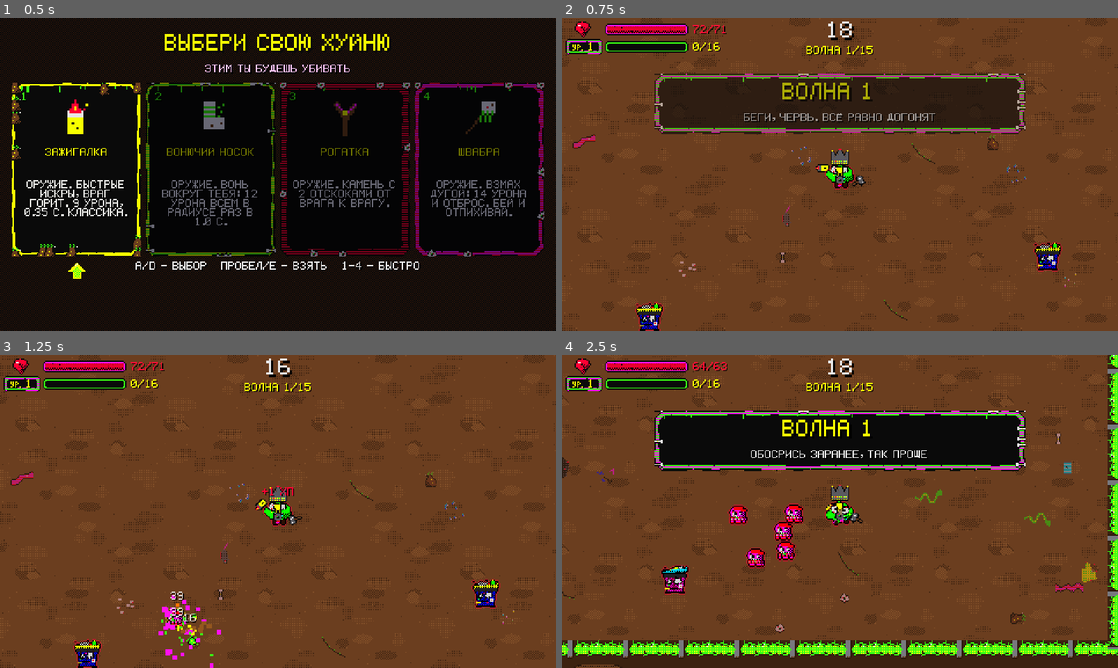
Above: before the commit, frames 1-4 (two rows, left to right).
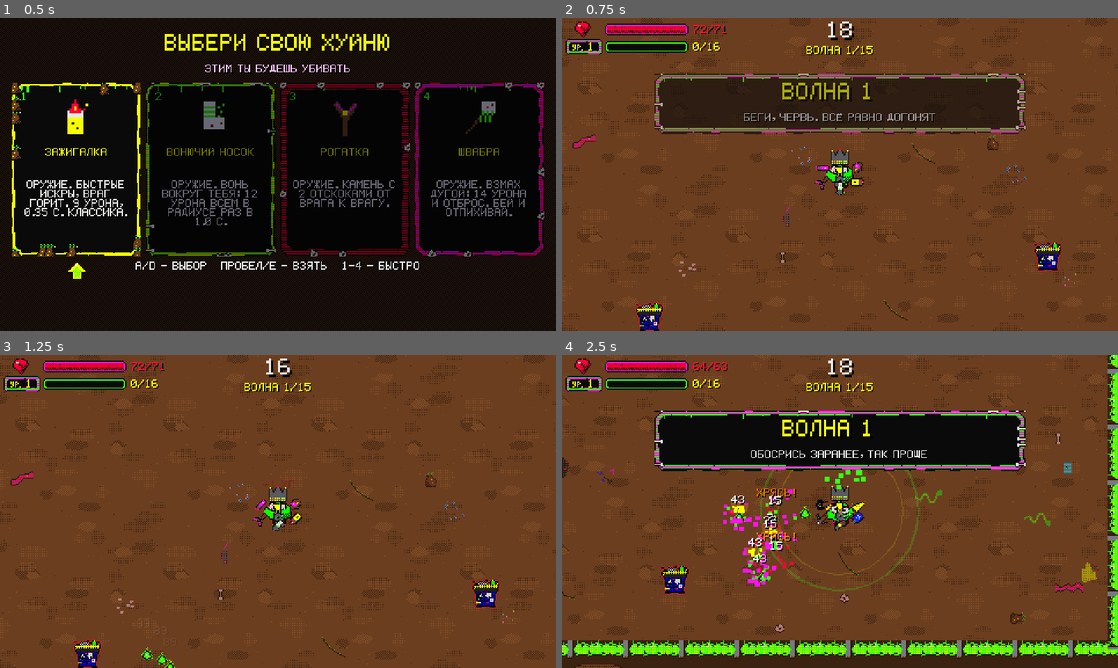
Above: after the commit, the same moments.

Repository: Gepackstuck/Stinky_Dumpster_Survivors
Game: Godot game, scene res://tools/smoke/smoke_test.tscn
The game is run twice, just before and just after one commit, with the same random seed, the same clock (stepped at 60 frames per second) and the same inputs. This scene is started directly instead of the project's main scene.
Inputs (mouse positions are in pixels of both pictures, inside the frame that each line leads up to):
- Up to frame 1 (0.5 s): no input
- Up to frame 2 (0.75 s): click "1" at 0.5 s
- Up to frame 3 (1.25 s): no input
- Up to frame 4 (2.5 s): tap Enter at 1.25 s; move the mouse to (962, 495) at 1.27 s; hold D (move_right) 1.28-2.03 s; tap R at 1.35 s; tap Space (ui_accept) at 1.52, 2.27 s; move the mouse to (728, 527) at 2.02 s; hold S (move_down) from 2.03 s (still down); tap F at 2.1 s

Frame 1 is identical in both runs. In frame 2, 0.2% of the frame differs, in the area x 45-55%, y 46-57%; in frame 3, 1.1%; in frame 4, 3.0%, in the area x 17-65%, y 36-76%.

Commit message:
Оружие пачка 2: 8 новых, открытие по профилю, иконки и спрайты в руках
Co-Authored-By: Claude Sonnet 5.5 <noreply@anthropic.com>
Claude-Session: https://claude.ai/code/session_01GvQcLtpmeq9xDjqGAM3qCT

Diff:
--- a/project.godot
+++ b/project.godot
@@ -48,7 +48,6 @@
 , Object(InputEventJoypadButton,"resource_local_to_scene":false,"resource_name":"","device":-1,"button_index":0,"pressure":0.0,"pressed":true,"script":null)
 ]
 }
-
 move_up={
 "deadzone": 0.2,
 "events": [Object(InputEventKey,"resource_local_to_scene":false,"resource_name":"","device":-1,"window_id":0,"alt_press …(192 unchanged characters)…
--- a/scripts/autoload/balance.gd
+++ b/scripts/autoload/balance.gd
@@ -221,10 +221,22 @@
 const STAT_TIER4_CHANCE_PER_LEVEL: float = 0.01    # IV-тир = (ур-15)*это, до 0.1
 const STAT_GUARANTEED_TIER: Dictionary = {5: 2, 10: 3, 15: 3, 20: 3}  # гарантированный минимум тира по уровню; с 25-го каждый 5-й — IV
 # --- Оружие и Ларёк (Brotato) ---
+# Открытие оружия (как в Brotato): без записи - доступно сразу. kind - счётчик профиля, need - порог, text - подсказка.
+const WEAPON_UNLOCK: Dictionary = {
+	&"frying_pan": {"kind": &"deaths", "need": 1},
+	&"bottle": {"kind": &"deaths", "need": 2},
+	&"rolling_pin": {"kind": &"coins", "need": 300},
+	&"pipe_gun": {"kind": &"kills", "need": 400},
+	&"spray_can": {"kind": &"kills", "need": 1000},
+	&"rotten_cheese": {"kind": &"wins", "need": 1},
+	&"crossbow": {"kind": &"coins", "need": 1500},
+	&"mosin": {"kind": &"wins", "need": 2},
+}
 const WEAPON_SLOTS: int = 6
 const WEAPON_TIER_DAMAGE: Array[float] = [1.0, 1.5, 2.0, 2.7]      # множитель урона по тирам I-IV
 const WEAPON_TIER_COOLDOWN: Array[float] = [1.0, 0.92, 0.85, 0.75]  # множитель паузы между атаками
-const WEAPON_PRICE: Dictionary = {&"lighter": 22, &"sock": 24, &"slingshot": 22, &"mop": 26, &"laser_pointer": 24, &"slipper": 30, &"condensed_milk": 22}
+const WEAPON_PRICE: Dictionary = {&"lighter": 22, &"sock": 24, &"slingshot": 22, &"mop": 26, &"laser_pointer": 24, &"slipper": 30, &"condensed_milk": 22,
+		&"pipe_gun": 26, &"crossbow": 30, &"frying_pan": 24, &"rolling_pin": 20, &"rotten_cheese": 26, &"spray_can": 24, &"bottle": 22, &"mosin": 34}
 const PERK_PRICE: Dictionary = {&"speed": 14, &"regen": 16, &"double_shot": 30, &"loot_goblin": 12}
 const SHOP_SLOTS: int = 4
 const SHOP_PRICE_TIER_MULT: Array[float] = [1.0, 2.0, 3.5, 6.0]
@@ -311,6 +323,15 @@
 	&"condensed_milk": {"damage": 3.0, "cooldown": 0.5, "slow_factor": 0.5, "slow_duration": 2.0,
 			"projectile": "res://assets/sprites/proj_milk.png", "tag": "ЗАМЕДЛЯЕТ"},
 	&"turret": {"damage": 7.0, "cooldown": 0.9, "tag": "ТУРЕЛЬ"},   # структура: стоит на месте, стреляет сама
+	# --- Пачка 2: pellets/spread_deg/jitter_deg/proj_speed/proj_life/pierce - у стрелков; reach/arc_deg/knockback - у ближних; radius - у аур
+	&"pipe_gun": {"damage": 4.0, "cooldown": 1.1, "pellets": 5, "spread_deg": 9.0, "proj_life": 0.45, "tag": "ДРОБЬ"},
+	&"crossbow": {"damage": 14.0, "cooldown": 1.2, "pierce": 3, "proj_speed": 300.0, "tag": "ПРОБИВАЕТ"},
+	&"frying_pan": {"damage": 24.0, "cooldown": 0.95, "knockback": 420.0, "reach": 38.0, "arc_deg": 100.0, "tag": "ОТБРОС"},
+	&"rolling_pin": {"damage": 7.0, "cooldown": 0.3, "knockback": 90.0, "reach": 40.0, "arc_deg": 90.0, "tag": "БЫСТРАЯ"},
+	&"rotten_cheese": {"damage": 4.0, "cooldown": 0.5, "radius": 85.0, "tag": "ВОНЬ ВОКРУГ"},
+	&"spray_can": {"damage": 2.0, "cooldown": 0.1, "jitter_deg": 12.0, "proj_life": 0.32, "burn_dps": 1.5, "burn_duration": 2.0, "tag": "ПОДЖИГАЕТ"},
+	&"bottle": {"damage": 10.0, "cooldown": 1.0, "ricochets": 4, "ricochet_range": 140.0, "projectile": "res://assets/sprites/proj_bottle.png", "tag": "ОТСКОКИ"},
+	&"mosin": {"damage": 42.0, "cooldown": 2.1, "pierce": 2, "proj_speed": 520.0, "proj_life": 1.2, "tag": "СНАЙПЕР"},
 }
 
 # --- Структуры и питомцы (появляются в начале волны, пропадают в конце) ---
--- a/scripts/autoload/profile.gd
+++ b/scripts/autoload/profile.gd
@@ -51,6 +51,14 @@
 	return data["unlock"] == &"open" or counter(data["unlock"]) >= data["need"]
 
 
+## Оружие в ларьке доступно? Записи нет в WEAPON_UNLOCK - открыто сразу.
+func is_weapon_unlocked(weapon_id: StringName) -> bool:
+	if not Balance.WEAPON_UNLOCK.has(weapon_id):
+		return true
+	var rule: Dictionary = Balance.WEAPON_UNLOCK[weapon_id]
+	return counter(rule["kind"]) >= rule["need"]
+
+
 ## Открыты, но кладбище ещё не показывало «НОВЕНЬКИЙ».
 func fresh_unlocks() -> Array[StringName]:
 	var result: Array[StringName] = []
--- a/scripts/player/player_controller.gd
+++ b/scripts/player/player_controller.gd
@@ -182,19 +182,19 @@
 				slipper.weapon_id = &"slipper"
 				slipper.tier = entry["tier"]
 				weapon = slipper
-			&"lighter", &"slingshot", &"condensed_milk":
+			&"lighter", &"slingshot", &"condensed_milk", &"pipe_gun", &"crossbow", &"spray_can", &"bottle", &"mosin":
 				var shooter: WeaponBase = WeaponBase.new()
 				shooter.weapon_id = entry["id"]
 				shooter.tier = entry["tier"]
 				weapon = shooter
-			&"sock":
+			&"sock", &"rotten_cheese":
 				var aura: AuraWeapon = AuraWeapon.new()
-				aura.weapon_id = &"sock"
+				aura.weapon_id = entry["id"]
 				aura.tier = entry["tier"]
 				weapon = aura
-			&"mop":
+			&"mop", &"frying_pan", &"rolling_pin":
 				var mop: MeleeWeapon = MeleeWeapon.new()
-				mop.weapon_id = &"mop"
+				mop.weapon_id = entry["id"]
 				mop.tier = entry["tier"]
 				weapon = mop
 		if weapon != null:
--- a/scripts/systems/perk_library.gd
+++ b/scripts/systems/perk_library.gd
@@ -13,9 +13,17 @@
 const W_LASER: StringName = &"w_laser_pointer"
 const W_SLIPPER: StringName = &"w_slipper"
 const W_MILK: StringName = &"w_condensed_milk"
+const W_PIPE_GUN: StringName = &"w_pipe_gun"
+const W_CROSSBOW: StringName = &"w_crossbow"
+const W_FRYING_PAN: StringName = &"w_frying_pan"
+const W_ROLLING_PIN: StringName = &"w_rolling_pin"
+const W_ROTTEN_CHEESE: StringName = &"w_rotten_cheese"
+const W_SPRAY_CAN: StringName = &"w_spray_can"
+const W_BOTTLE: StringName = &"w_bottle"
+const W_MOSIN: StringName = &"w_mosin"
 const START_WEAPONS: Array[StringName] = [W_LIGHTER, W_SOCK, W_SLINGSHOT, W_MOP]  # на выбор в начале забега
-const WEAPON_PERKS: Array[StringName] = [W_LIGHTER, W_SOCK, W_SLINGSHOT, W_MOP, W_LASER, W_SLIPPER, W_MILK]  # всё оружие (Ларёк)
-const ALL: Array[StringName] = [SPEED, REGEN, DOUBLE_SHOT, LOOT_GOBLIN, W_LIGHTER, W_SOCK, W_SLINGSHOT, W_MOP, W_LASER, W_SLIPPER, W_MILK]
+const WEAPON_PERKS: Array[StringName] = [W_LIGHTER, W_SOCK, W_SLINGSHOT, W_MOP, W_LASER, W_SLIPPER, W_MILK, W_PIPE_GUN, W_CROSSBOW, W_FRYING_PAN, W_ROLLING_PIN, W_ROTTEN_CHEESE, W_SPRAY_CAN, W_BOTTLE, W_MOSIN]  # всё оружие (Ларёк)
+const ALL: Array[StringName] = [SPEED, REGEN, DOUBLE_SHOT, LOOT_GOBLIN, W_LIGHTER, W_SOCK, W_SLINGSHOT, W_MOP, W_LASER, W_SLIPPER, W_MILK, W_PIPE_GUN, W_CROSSBOW, W_FRYING_PAN, W_ROLLING_PIN, W_ROTTEN_CHEESE, W_SPRAY_CAN, W_BOTTLE, W_MOSIN]
 
 const _TITLES: Dictionary[StringName, String] = {
 	SPEED: "Скорость",
@@ -29,6 +37,14 @@
 	W_LASER: "Лазерная указка",
 	W_SLIPPER: "Тапок",
 	W_MILK: "Сгущёнка",
+	W_PIPE_GUN: "Самопал",
+	W_CROSSBOW: "Арбалет",
+	W_FRYING_PAN: "Сковородка",
+	W_ROLLING_PIN: "Скалка",
+	W_ROTTEN_CHEESE: "Тухлый сыр",
+	W_SPRAY_CAN: "Баллончик",
+	W_BOTTLE: "Бутылка",
+	W_MOSIN: "Мосинка",
 }
 const _ICONS: Dictionary[StringName, String] = {
 	SPEED: "res://assets/ui/perk_speed.png",
@@ -42,6 +58,14 @@
 	W_LASER: "res://assets/ui/perk_w_laser_pointer.png",
 	W_SLIPPER: "res://assets/ui/perk_w_slipper.png",
 	W_MILK: "res://assets/ui/perk_w_condensed_milk.png",
+	W_PIPE_GUN: "res://assets/ui/perk_w_pipe_gun.png",
+	W_CROSSBOW: "res://assets/ui/perk_w_crossbow.png",
+	W_FRYING_PAN: "res://assets/ui/perk_w_frying_pan.png",
+	W_ROLLING_PIN: "res://assets/ui/perk_w_rolling_pin.png",
+	W_ROTTEN_CHEESE: "res://assets/ui/perk_w_rotten_cheese.png",
+	W_SPRAY_CAN: "res://assets/ui/perk_w_spray_can.png",
+	W_BOTTLE: "res://assets/ui/perk_w_bottle.png",
+	W_MOSIN: "res://assets/ui/perk_w_mosin.png",
 }
 
 
@@ -77,6 +101,9 @@
 			return "ОРУЖИЕ. Камень с %d отскоками от врага к врагу." % int(Balance.WEAPONS[&"slingshot"]["ricochets"])
 		W_MOP:
 			return "ОРУЖИЕ. Взмах дугой: %d урона и отброс. Бей и отпихивай." % roundi(Balance.WEAPONS[&"mop"]["damage"])
+	if perk_id in WEAPON_PERKS:
+		var stats: Dictionary = Balance.WEAPONS[StringName(String(perk_id).trim_prefix("w_"))]
+		return "ОРУЖИЕ. %s. %d урона, %.2f с." % [String(stats.get("tag", "")).capitalize(), roundi(stats["damage"]), stats["cooldown"]]
 	return ""
 
 
--- a/scripts/systems/shop_library.gd
+++ b/scripts/systems/shop_library.gd
@@ -66,7 +66,11 @@
 			offer["price"] = price(&"item", offer["id"], item_tier, wave)
 			return offer
 	if roll < Balance.SHOP_WEAPON_CHANCE or perk_pool.is_empty():
-		var weapon_perk: StringName = PerkLibrary.WEAPON_PERKS[randi() % PerkLibrary.WEAPON_PERKS.size()]
+		var open_weapons: Array[StringName] = []
+		for candidate: StringName in PerkLibrary.WEAPON_PERKS:
+			if Profile.is_weapon_unlocked(StringName(String(candidate).trim_prefix("w_"))):
+				open_weapons.append(candidate)
+		var weapon_perk: StringName = open_weapons[randi() % open_weapons.size()]
 		offer["kind"] = &"weapon"
 		offer["id"] = StringName(String(weapon_perk).trim_prefix("w_"))
 		offer["tier"] = roll_tier(wave)
--- a/scripts/weapons/held_weapon.gd
+++ b/scripts/weapons/held_weapon.gd
@@ -85,11 +85,11 @@
 	_sprite.rotation = angle
 	_sprite.flip_v = absf(angle) > PI * 0.5 + 0.01    # чтобы смотря влево, не быть вверх ногами
 	match _weapon_id:
-		&"mop":
+		&"mop", &"frying_pan", &"rolling_pin":
 			var side: float = -1.0 if _sprite.flip_v else 1.0
 			_sprite.rotation = angle + side * (-0.5 + SWING_RAD * sin(_kick * PI))   # взмах
 			offset = _aim * 3.0 * _kick
-		&"sock":
+		&"sock", &"rotten_cheese":
 			_sprite.scale = Vector2.ONE * (1.0 + 0.4 * _kick)                          # раздувается при вони
 			offset = Vector2(roundf(sin(_kick * 40.0)), 0.0)
 		_:
--- a/scripts/weapons/projectile.gd
+++ b/scripts/weapons/projectile.gd
@@ -15,6 +15,7 @@
 var burn_sec: float = 0.0
 var slow_factor: float = 1.0
 var slow_sec: float = 0.0
+var pierce: int = 0   # сколько врагов пробивает насквозь
 
 
 func _ready() -> void:
@@ -56,6 +57,9 @@
 			victim.call(&"ignite", burn_dps, burn_sec)
 		if slow_sec > 0.0 and victim.has_method(&"slow"):
 			victim.call(&"slow", slow_factor, slow_sec)
+		if pierce > 0:
+			pierce -= 1
+			return
 		if ricochets > 0 and _try_ricochet(area.get_parent()):
 			return
 		_deactivate()
--- a/scripts/weapons/weapon_base.gd
+++ b/scripts/weapons/weapon_base.gd
@@ -20,6 +20,12 @@
 var _burn_sec: float = 0.0
 var _slow_factor: float = 1.0
 var _slow_sec: float = 0.0
+var _pellets: int = 1
+var _spread_deg: float = 0.0
+var _jitter_deg: float = 0.0
+var _proj_speed: float = 0.0
+var _proj_life: float = 0.0
+var _pierce: int = 0
 var _texture: Texture2D = preload("res://assets/sprites/projectile.png")
 
 
@@ -36,6 +42,12 @@
 	_burn_sec = stats.get("burn_duration", 0.0)
 	_slow_factor = stats.get("slow_factor", 1.0)
 	_slow_sec = stats.get("slow_duration", 0.0)
+	_pellets = stats.get("pellets", 1)
+	_spread_deg = stats.get("spread_deg", 0.0)
+	_jitter_deg = stats.get("jitter_deg", 0.0)
+	_proj_speed = stats.get("proj_speed", Balance.PROJECTILE_SPEED)
+	_proj_life = stats.get("proj_life", Balance.PROJECTILE_LIFETIME_SEC)
+	_pierce = stats.get("pierce", 0)
 	if stats.has("projectile"):
 		_texture = load(stats["projectile"]) as Texture2D
 	_range_sq = Balance.WEAPON_TARGET_RANGE * Balance.WEAPON_TARGET_RANGE
@@ -76,15 +88,18 @@
 
 func _fire(target: Node2D) -> void:
 	var base_direction: Vector2 = global_position.direction_to(target.global_position)
-	var count: int = 1 + GameState.extra_projectiles
+	var count: int = _pellets + GameState.extra_projectiles
 	var damage: float = GameState.roll_damage(_damage)
 	var spread: float = deg_to_rad(Balance.PERK_DOUBLE_SHOT_SPREAD_DEG)
 	var root: Node = get_tree().current_scene
 	for i: int in count:
-		var angle: float = (i - (count - 1) * 0.5) * spread
+		var angle: float = (i - (count - 1) * 0.5) * (spread if _pellets == 1 else deg_to_rad(_spread_deg))
+		if _jitter_deg > 0.0:
+			angle += deg_to_rad(randf_range(-_jitter_deg, _jitter_deg))
 		var projectile: Projectile = PoolManager.acquire(PROJECTILE_SCENE) as Projectile
 		root.add_child(projectile)
-		projectile.launch(global_position, base_direction.rotated(angle), damage, Balance.PROJECTILE_SPEED, Balance.PROJECTILE_LIFETIME_SEC)
+		projectile.launch(global_position, base_direction.rotated(angle), damage, _proj_speed, _proj_life)
+		projectile.pierce = _pierce
 		projectile.ricochets = _ricochets
 		projectile.ricochet_range = _ricochet_range
 		projectile.burn_dps = _burn_dps * GameState.damage_mult
--- a/tools/smoke/showcase.gd
+++ b/tools/smoke/showcase.gd
@@ -5,7 +5,7 @@
 const PLAYER: PackedScene = preload("res://scenes/player/player.tscn")
 const CELL: Vector2i = Vector2i(80, 64)
 const SCALE: int = 3
-const WEAPON_ORDER: Array[StringName] = [&"lighter", &"sock", &"slingshot", &"mop", &"laser_pointer", &"slipper"]
+const WEAPON_ORDER: Array[StringName] = [&"lighter", &"sock", &"slingshot", &"mop", &"laser_pointer", &"slipper", &"pipe_gun", &"crossbow", &"frying_pan", &"rolling_pin", &"rotten_cheese", &"spray_can", &"bottle", &"mosin"]
 
 
 func _ready() -> void:
@@ -88,6 +88,16 @@
 					ws.append(WEAPON_ORDER[i])
 				cells.append(await _snap("%d ОРУЖ." % n, [], ws, row, kick))
 	_sheet(cells, 6, "res://tools/_preview/showcase_weapons.png")
+	# 2б) новые оружия по 6 штук: два набора, в покое / в момент выстрела, лицом и боком
+	cells = []
+	for kick: bool in [false, true]:
+		for row: int in [2, 0]:
+			for start: int in [6, 8]:
+				var ws2: Array[StringName] = []
+				for i: int in 6:
+					ws2.append(WEAPON_ORDER[start + i])
+				cells.append(await _snap("НОВЫЕ %d" % start, [], ws2, row, kick))
+	_sheet(cells, 4, "res://tools/_preview/showcase_weapons2.png")
 	# 3) одетый герой: по предмету на каждую точку + 3 оружия
 	var dressed: Array[StringName] = [&"pot", &"dirty_glasses", &"scarf", &"vodka", &"crowbar", &"rubber_boot", &"junk_backpack"]
 	cells = []
--- a/tools/smoke/smoke_test.gd
+++ b/tools/smoke/smoke_test.gd
@@ -2,6 +2,7 @@
 ## Дымовой тест: каждый персонаж + все предметы, игра на ускорении. Запуск: сцена tools/smoke/smoke_test.tscn.
 ## Ошибки смотреть в консоли Godot. В конце печатает SMOKE DONE.
 
+# Слотов 6: лишние оружия просто не добавятся.
 const MAIN: PackedScene = preload("res://scenes/levels/main.tscn")
 
 
@@ -12,6 +13,7 @@
 
 
 func _run() -> void:
+	var offset: int = 0
 	for id: StringName in Balance.CHARACTER_ORDER:
 		print("SMOKE character ", id)
 		GameState.character = id
@@ -21,6 +23,11 @@
 		if GameState.weapons.is_empty():
 			GameState.apply_perk(&"w_mop")
 		get_tree().paused = false
+		var pool: Array = Balance.WEAPONS.keys().filter(func(w: StringName) -> bool: return w != &"turret")
+		GameState.weapons.clear()
+		for k: int in Balance.WEAPON_SLOTS:
+			GameState.add_weapon(pool[(offset + k) % pool.size()], 1 + randi() % 4)   # каждому герою своя шестёрка оружий
+		offset += Balance.WEAPON_SLOTS
 		for item_id: StringName in Balance.ITEMS:
 			GameState.add_item(item_id)
 		await get_tree().create_timer(6.0).timeout
Binary file added: assets/sprites/held_bottle.png
Not shown, added: assets/sprites/held_condensed_milk.png.import
Binary file added: assets/sprites/held_crossbow.png
Binary file added: assets/sprites/held_frying_pan.png
Not shown, added: assets/sprites/held_laser_pointer.png.import
Not shown, added: assets/sprites/held_lighter.png.import
Not shown, added: assets/sprites/held_mop.png.import
Binary file added: assets/sprites/held_mosin.png
Binary file added: assets/sprites/held_pipe_gun.png
Binary file added: assets/sprites/held_rolling_pin.png
Binary file added: assets/sprites/held_rotten_cheese.png
Not shown, added: assets/sprites/held_slingshot.png.import
(and 19 more such lines)
